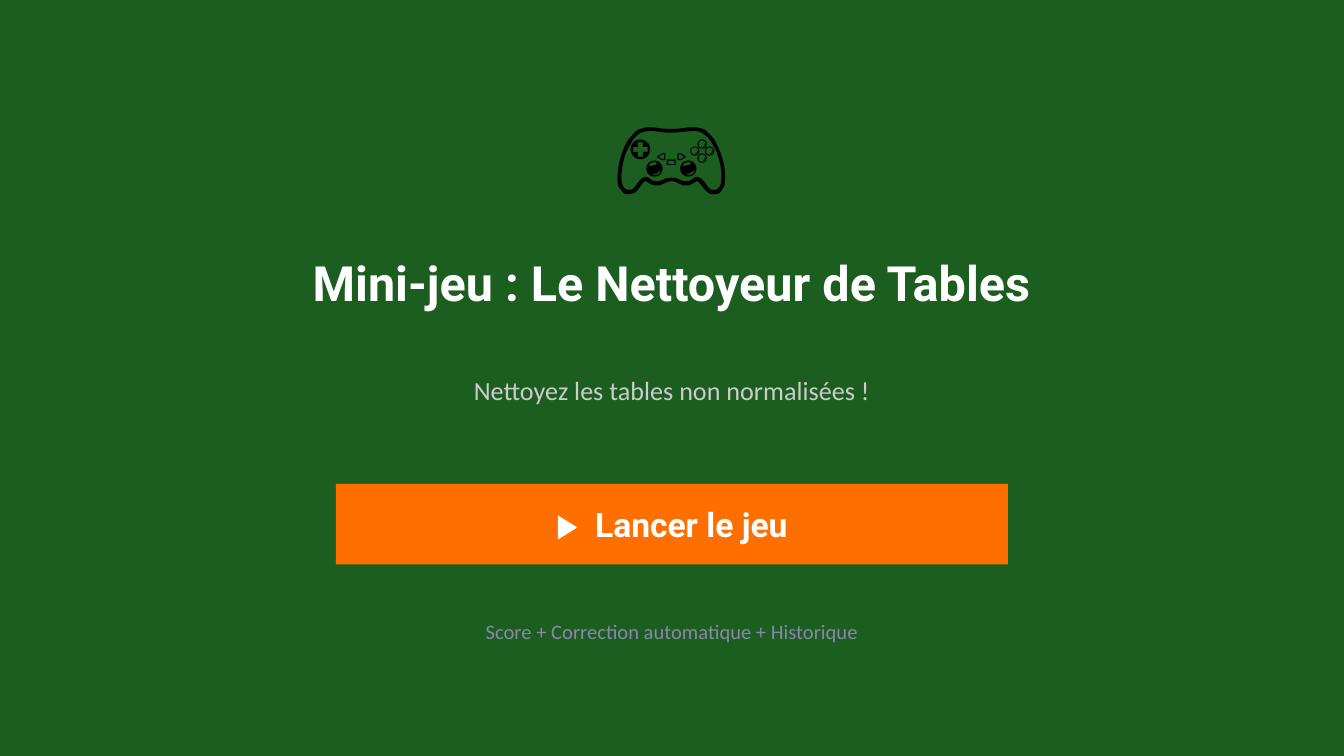
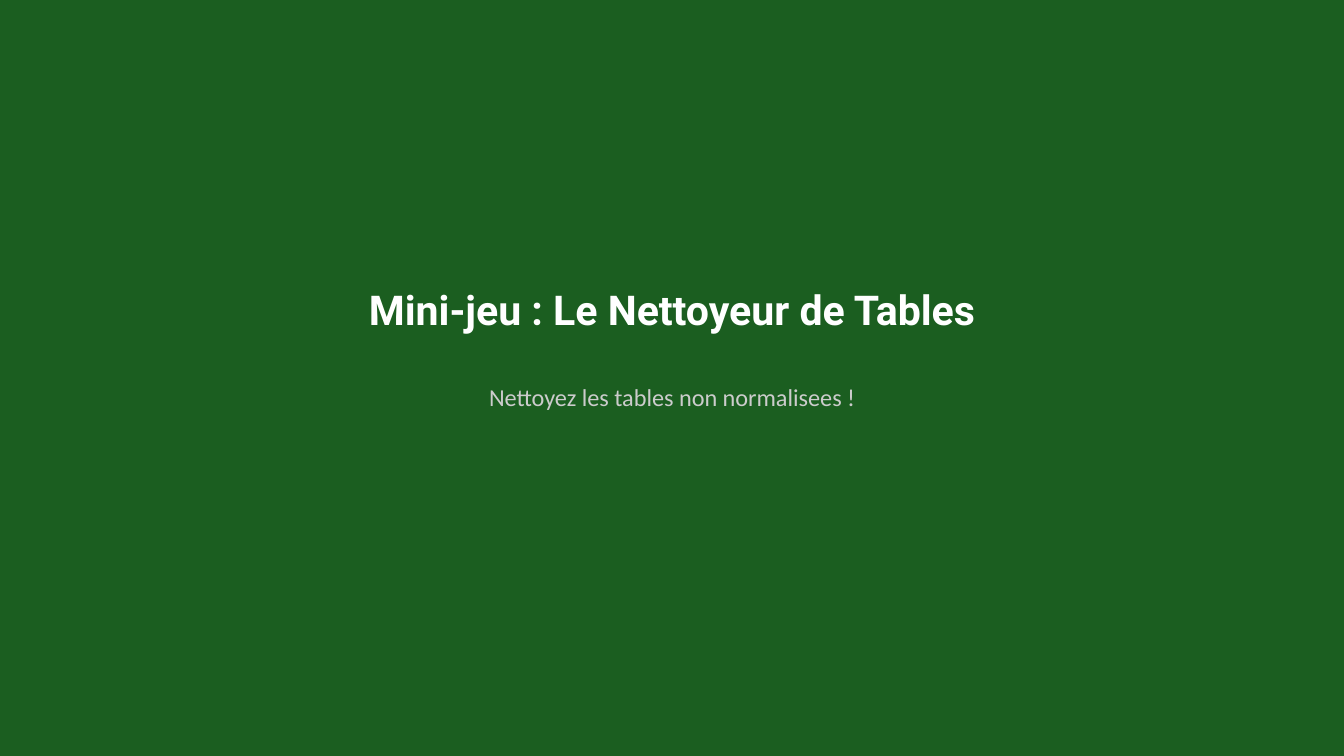
Before and after one commit to mbiTati/unit4_gamifie, a slide deck: slide 9 of pptx/Module07_Normalisation_1NF_2NF_3NF.pptx (slide 8 before the commit). Drawn at 1344x756 pixels with LibreOffice and Linux fonts; fonts in the diff are those of the drawing. Boxes give left, top, right and bottom in pixels: in the first picture for what was removed or moved away, otherwise in the second. Text is boxed around its words. In the diff, an @@ line names an element or a change of style, - is before the commit and + after.

```diff
--- a/pptx/Module07_Normalisation_1NF_2NF_3NF.pptx
+++ b/pptx/Module07_Normalisation_1NF_2NF_3NF.pptx
@@ text removed at box(564, 67, 780, 228) @@
-🎮
@@ text "Mini-jeu : Le Nettoyeur de ...": place and size @@
-text "Mini-jeu : Le Nettoyeur de ..." at box(313, 264, 1030, 312)
+text "Mini-jeu : Le Nettoyeur de ..." at box(369, 294, 975, 334)
@@ text "Mini-jeu : Le Nettoyeur de ..." at box(369, 294, 975, 334): size 26 to 22 pt @@
@@ text at box(489, 389, 842, 410): text changed; size 14 to 13 pt @@
-Nettoyez les tables non normalisées !
+Nettoyez les tables non normalisees !
@@ rectangle removed at box(336, 484, 1008, 564) @@
@@ text removed at box(595, 511, 788, 544) @@
-▶ Lancer le jeu
@@ text removed at box(486, 625, 858, 642) @@
-Score + Correction automatique + Historique
```
Also in this commit, not shown: 5 other slides changed, 4 slides added, 3 slides removed, 6 other files.
